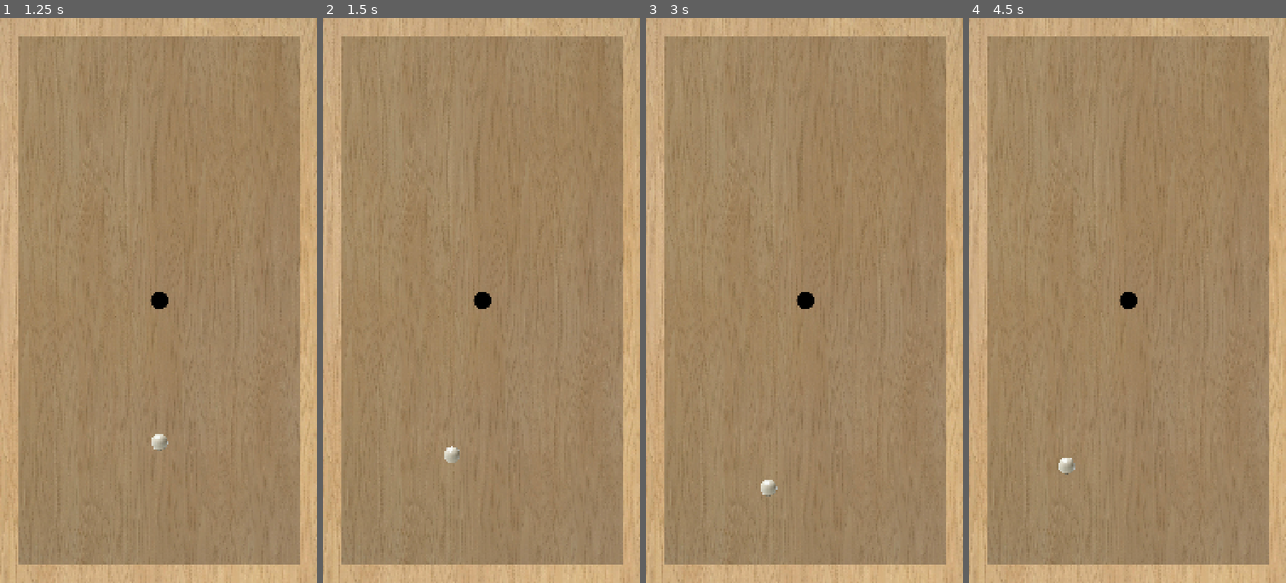
Above: before the commit, frames 1-4 (left to right).
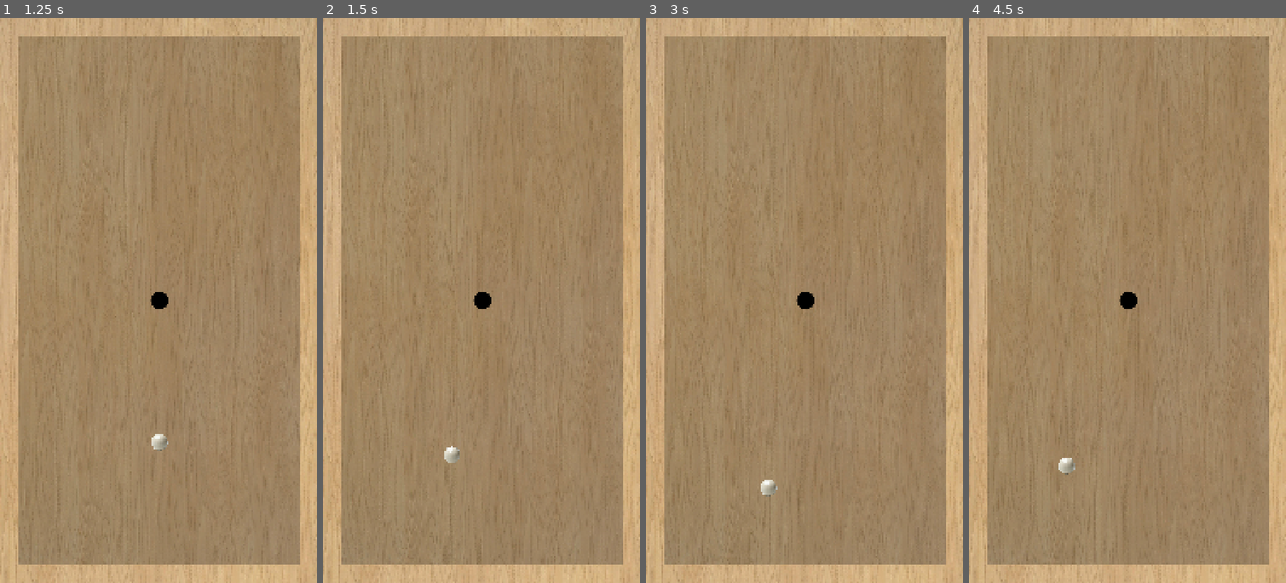
Above: after the commit, the same moments.

Repository: top-it-090304/Improvisation
Game: Godot game, scene res://objects/world.tscn
Two runs of this game, one before a commit and one after it. Both use one fixed random seed, a clock stepped at 60 frames per second and the inputs below.
Inputs (mouse positions are in pixels of both pictures, inside the frame that each line leads up to):
- Up to frame 1 (1.25 s): tap Enter at 0.5 s; move the mouse to (228, 272) at 0.52 s; click (228, 272) at 0.67 s
- Up to frame 2 (1.5 s): tap Space at 1.25 s; move the mouse to (418, 328) at 1.27 s; click (418, 328) at 1.42 s
- Up to frame 3 (3 s): tap Enter at 2 s; move the mouse to (836, 176) at 2.02 s; click (836, 176) at 2.17 s; tap Space at 2.75 s; move the mouse to (788, 413) at 2.77 s; click (788, 413) at 2.92 s
- Up to frame 4 (4.5 s): tap Enter at 3.5 s; move the mouse to (1222, 385) at 3.52 s; click (1222, 385) at 3.67 s; tap Space at 4.25 s; move the mouse to (1032, 215) at 4.27 s; click (1032, 215) at 4.42 s

Frame 1 is identical in both runs. In frame 2, 0.3% of the frame differs, in the area x 6-95%, y 3-97%; in frame 3, 0.3%, in the area x 5-95%, y 3-96%; in frame 4, 0.2%.

Commit message:
Псевдо 3D: Параллакс эффект

Diff:
--- a/scripts/ball.gd
+++ b/scripts/ball.gd
@@ -1,20 +1,30 @@
 extends RigidBody2D
 
-# Коэффициент масштаба: 1000 означает, что при полном наклоне (9.8)
-# ускорение будет 9800 пикселей/с². Настройте под размер своего поля.
+# Коэффициент масштаба
 const G_SCALE = 1000.0
 const MAX_OFFSET = 200.0
 
 var is_active = false
 var start_mouse_pos = Vector2.ZERO
 
+# Переменные для фона
+var bg_node : Sprite2D = null
+var bg_start_pos : Vector2 = Vector2.ZERO
+
 func _ready() -> void:
 	gravity_scale = 0
-	# Трение для реалистичной остановки на ровной поверхности
 	linear_damp = 0.5
 	angular_damp = 0.5
-	# Позволяет шарику быстрее реагировать на изменения
 	can_sleep = false
+
+	# Ищем фон и запоминаем его положение один раз при старте
+	# Используем call_deferred, чтобы сцена успела полностью загрузиться
+	call_deferred("_init_background")
+
+func _init_background():
+	bg_node = get_tree().current_scene.find_child("Background", true, false)
+	if bg_node:
+		bg_start_pos = bg_node.position
 
 func _input(event):
 	if event is InputEventMouseButton and event.button_index == MOUSE_BUTTON_LEFT:
@@ -23,7 +33,6 @@
 			if is_active:
 				start_mouse_pos = get_global_mouse_position()
 			else:
-				# Мгновенная остановка при выключении
 				stop_ball()
 
 func stop_ball():
@@ -33,23 +42,31 @@
 
 func _physics_process(_delta: float) -> void:
 	if not is_active:
-		stop_ball() # Гарантируем неподвижность, если не активен
+		stop_ball()
+		# Возвращаем фон в центр, когда неактивны
+		_update_bg_tilt(Vector2.ZERO)
 		return
 
 	var accel = Input.get_accelerometer()
 	var target_force = Vector2.ZERO
 
-	# 1. МОБИЛЬНЫЕ (Акселерометр)
 	if accel.length() > 0.1:
-		# Прямое использование значений: g=9.8 превращается в силу 9800
 		target_force = Vector2(accel.x, -accel.y) * G_SCALE
-
-	# 2. ПК (Эмуляция мышью)
 	else:
 		var offset = get_global_mouse_position() - start_mouse_pos
 		var strength = clamp(offset.length() / MAX_OFFSET, 0.0, 1.0)
-		# Симулируем наклон: чем дальше мышь, тем ближе к 9.8g
 		target_force = offset.normalized() * strength * (9.8 * G_SCALE)
 
-	# Применяем силу (F = m * a). Масса RigidBody2D по умолчанию 1.0
 	constant_force = target_force * mass
+
+	# Обновляем наклон фона
+	_update_bg_tilt(target_force)
+
+func _update_bg_tilt(t_force: Vector2):
+	if bg_node:
+		# Увеличил до 30.0, так как 1.0 слишком мало — ты не увидишь эффекта
+		var max_shift = 30.0
+		var tilt_offset = -(t_force / (9.8 * G_SCALE)) * max_shift
+
+		# Двигаем ОТНОСИТЕЛЬНО стартовой позиции
+		bg_node.position = bg_node.position.lerp(bg_start_pos + tilt_offset, 0.1)
Not shown, changed: MazeBall.apk
Not shown, changed: MazeBall.apk.idsig
